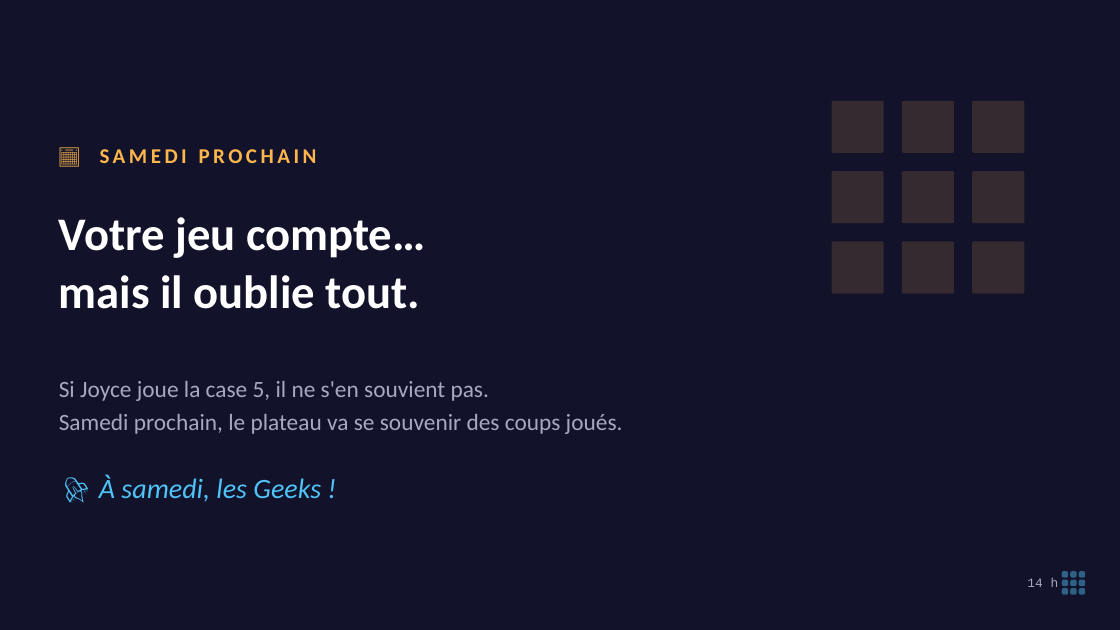
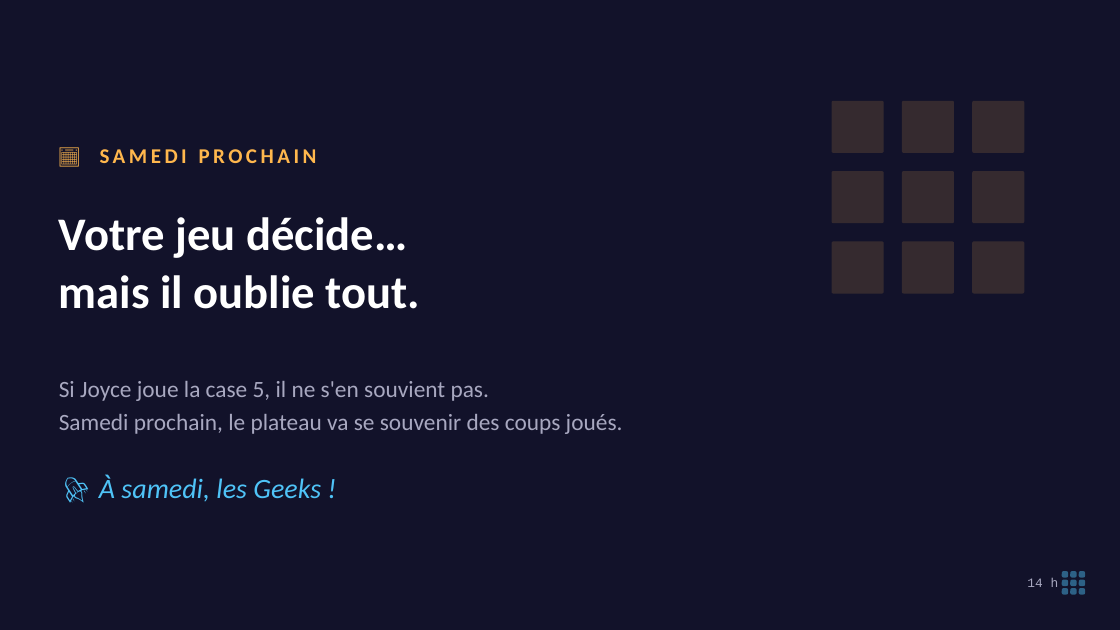
Before and after one commit to koffipierredamien/python-learning, a slide deck: slide 22 of 2-seances/S04-le-jeu-compte/a-projeter/seance-4-projection.pptx (slide 19 before the commit). Drawn at 1120x630 pixels with LibreOffice and Linux fonts; fonts in the diff are those of the drawing. Boxes give left, top, right and bottom in pixels: in the first picture for what was removed or moved away, otherwise in the second. Text is boxed around its words. In the diff, an @@ line names an element or a change of style, - is before the commit and + after.

```diff
--- a/2-seances/S04-le-jeu-compte/a-projeter/seance-4-projection.pptx
+++ b/2-seances/S04-le-jeu-compte/a-projeter/seance-4-projection.pptx
@@ text at (59, 217, 407, 258): text changed @@
-Votre jeu compte…
+Votre jeu décide…
```
Also in this commit, not shown: 14 other slides changed, 5 slides added, 2 slides removed, 15 other files.
